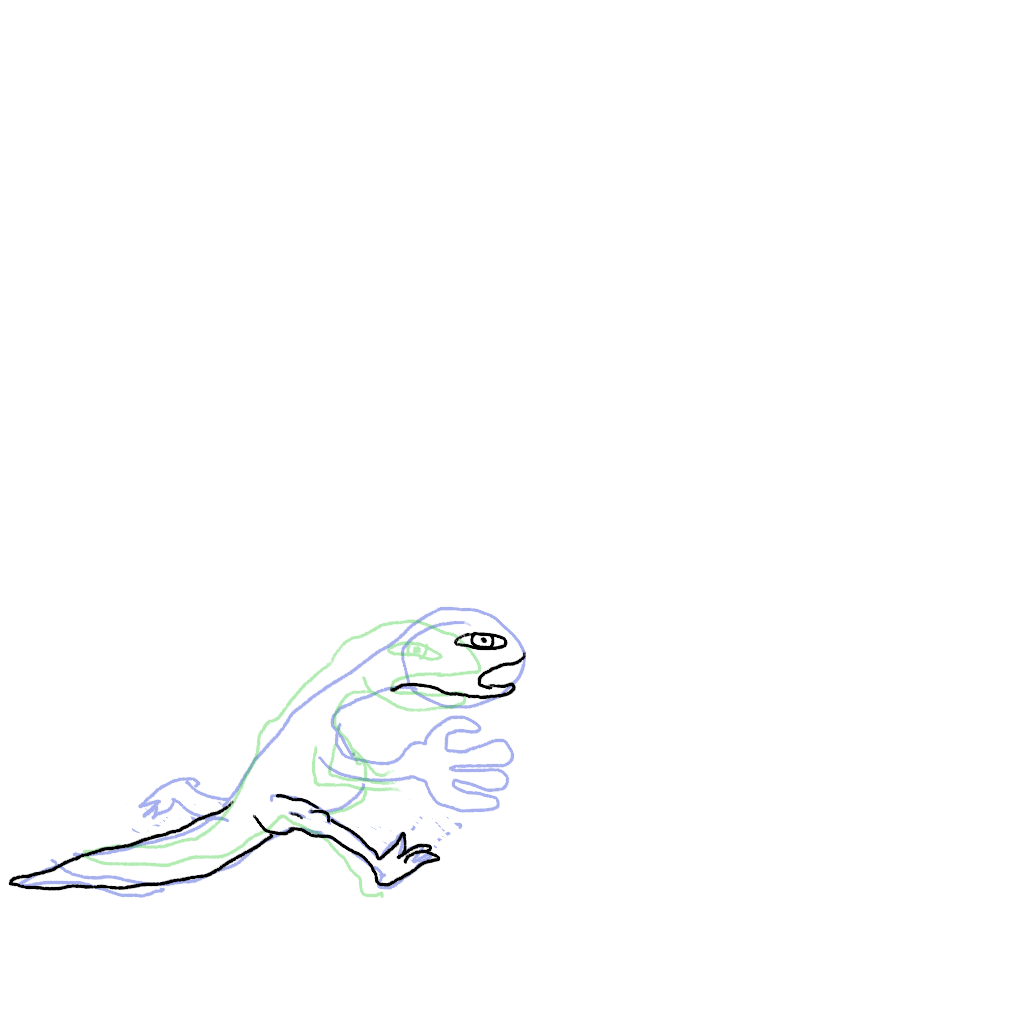
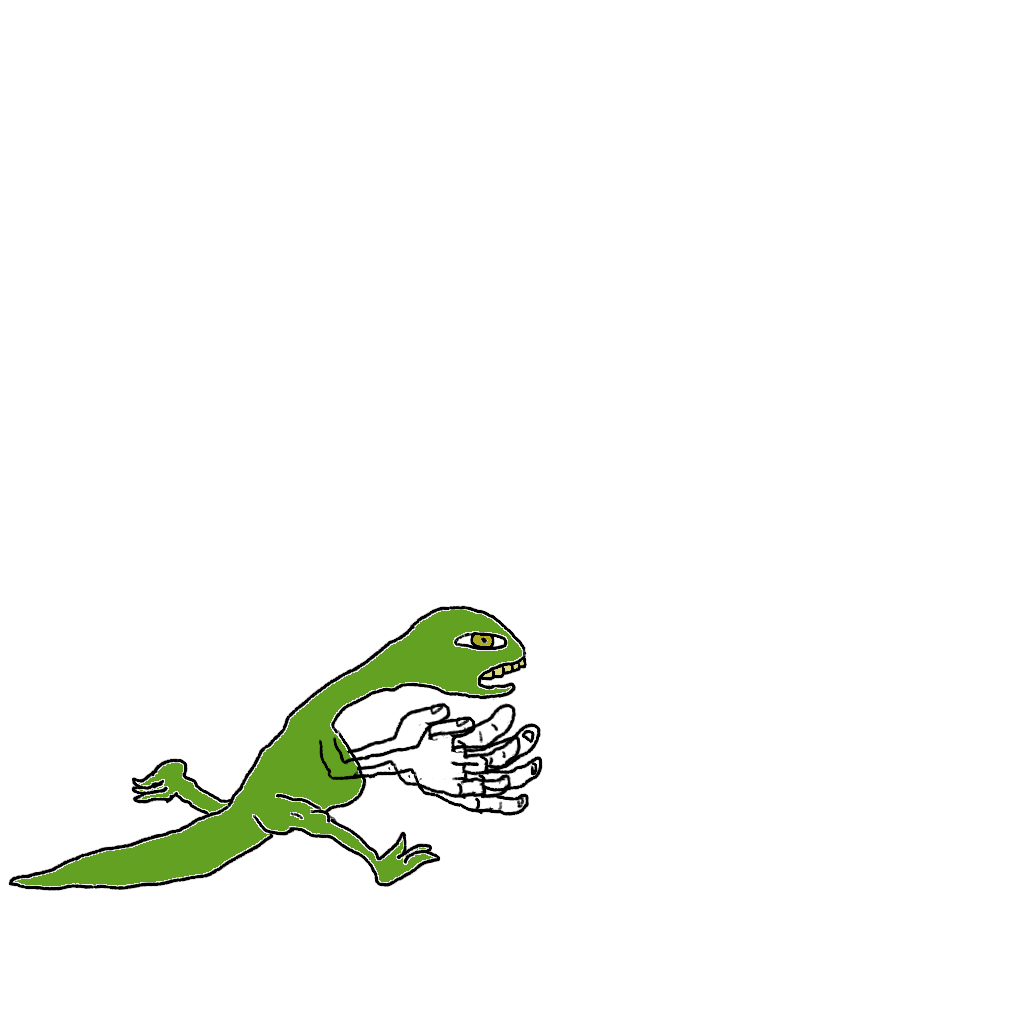
Revision of a layered w=1024, h=1024 image; what changed, layer by layer:
added layer "hand1 lineart" above "alt drawing" over [15, 704, 543, 899]
added layer "hand1 fill" above "main fills" over [320, 704, 384, 768]
added layer "main fills" above "lineart" over [15, 605, 543, 896]
painted on "lineart" over [15, 605, 543, 896]
added layer "hand 2 lineart" above "rough on 4s" over [256, 640, 543, 832]
hid "rough on 2s", painted on it over [15, 605, 543, 899]
